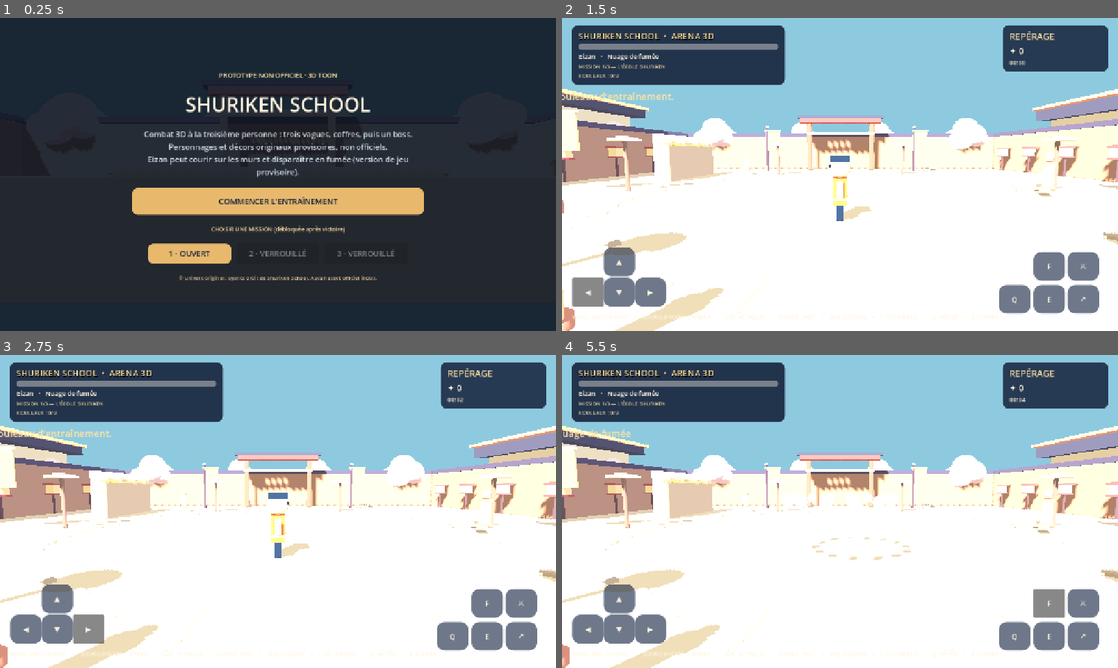
Above: before the commit, frames 1-4 (two rows, left to right).
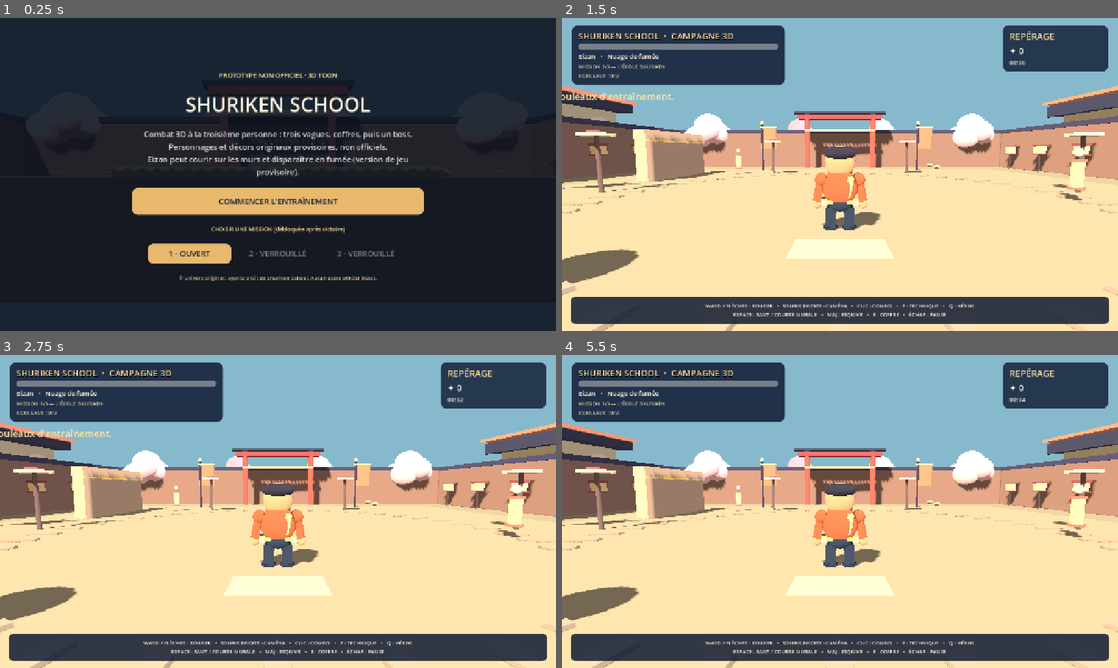
Above: after the commit, the same moments.

Repository: Elikto/shuriken-school---game
Game: Godot game, scene res://main.tscn
Same seed, same stepped clock (60 frames per second), same inputs: the game is played once before the commit and once after it.
Inputs (mouse positions are in pixels of both pictures, inside the frame that each line leads up to):
- Up to frame 1 (0.25 s): no input
- Up to frame 2 (1.5 s): click "COMMENCER L'ENTRAÎNEMENT" at 0.5 s; click (589, 293) at 1.25 s, where only the run before the commit has a clickable "◀"
- Up to frame 3 (2.75 s): click (88, 630) at 2 s, where only the run before the commit has a clickable "▶"
- Up to frame 4 (5.5 s): click (617, 599) at 2.75 s, where only the run before the commit has a clickable "▲"; click (617, 630) at 3.5 s, where only the run before the commit has a clickable "▼"; click (1084, 602) at 4.25 s, where only the run before the commit has a clickable "⚔"; click (1051, 602) at 5 s, where only the run before the commit has a clickable "F"

The runs differ from the first frame. In frame 2, 67% of the frame differs, in the area x 0-100%, y 4-100%; in frame 3, 67%; in frame 4, 67%.

Commit message:
Improve 3D toon character silhouettes, lighting, camera and PC HUD readability

Diff:
--- a/game/scripts/art.gd
+++ b/game/scripts/art.gd
@@ -28,8 +28,8 @@
     var mesh := SphereMesh.new()
     mesh.radius = radius
     mesh.height = radius * 2.0
-    mesh.radial_segments = 16
-    mesh.rings = 8
+    mesh.radial_segments = 24
+    mesh.rings = 12
     i.mesh = mesh
     i.material_override = mat(color)
     i.position = pos
@@ -56,28 +56,46 @@
     p.quaternion = Quaternion(Vector3.UP, diff.normalized())
 
 static func ninja(parent: Node3D, kind: int, opponent: bool = false, giant: bool = false) -> Node3D:
+    # Rounded, three-dimensional stylized mannequin. This is original temporary
+    # concept geometry, not an official character model or an episode likeness.
     var model := Node3D.new()
     parent.add_child(model)
-    var robe: String = ["#e8784b", "#775de0", "#32a9a3"][kind % 3]
+    var jacket: String = ["#c36b4f", "#6660a5", "#337d88"][kind%3]
+    var dark: String = ["#39445d", "#3a365e", "#254b55"][kind%3]
+    var hair: String = ["#3d3c4f", "#4d3148", "#44385a"][kind%3]
     if opponent:
-        robe = "#ae496c" if not giant else "#642c80"
-    var skin := "#f6bf93"
-    # Styled anonymous prototypes; no claim of accurate costume, face or proportions.
-    box(model, Vector3(0.68,0.84,0.42), robe, Vector3(0,1.12,0))
-    box(model, Vector3(0.74,0.12,0.47), "#f7d383", Vector3(0,0.90,0))
-    ball(model,0.35,skin,Vector3(0,1.9,0))
-    box(model,Vector3(0.73,0.20,0.59), "#253554" if not opponent else "#332241",Vector3(0,2.17,0))
+        jacket = ["#9a4a70", "#725480", "#886481"][kind%3]
+        dark = "#35334e"
+        hair = "#373349"
+    var skin := "#e4aa85"
+    # Smooth silhouette: rounded chest, hips, tapering lower garments.
+    ball(model,0.52,jacket,Vector3(0,1.30,0),Vector3(0.89,1.02,0.71))
+    ball(model,0.34,dark,Vector3(0,0.88,0),Vector3(1.0,0.66,0.88))
+    box(model,Vector3(0.72,0.12,0.49),"#d3b47a",Vector3(0,0.96,0))
+    ball(model,0.39,skin,Vector3(0,1.99,0),Vector3(1.02,1.10,0.89))
+    # Hairstyle caps, eyebrows and distinguishable eye highlights.
+    ball(model,0.40,hair,Vector3(0,2.21,0.06),Vector3(1.09,0.45,0.99))
     for side in [-1.0,1.0]:
-        ball(model,0.055,"#24283c",Vector3(side*0.15,1.93,-0.316))
-        _line(model,Vector3(side*0.46,1.46,0),Vector3(side*0.47,0.97,0),0.21,skin)
-        _line(model,Vector3(side*0.20,0.81,0),Vector3(side*0.20,0.20,0),0.24,"#253554")
+        ball(model,0.047,"#1e253c",Vector3(side*0.155,2.03,-0.346))
+        ball(model,0.018,"#fff5e0",Vector3(side*0.145,2.045,-0.39))
+        box(model,Vector3(0.15,0.025,0.035),hair,Vector3(side*0.155,2.14,-0.345),Vector3(0,0,side*-0.14))
+        ball(model,0.18,jacket,Vector3(side*0.49,1.52,0))
+        _line(model,Vector3(side*0.52,1.43,0),Vector3(side*0.62,0.94,0.02),0.18,jacket)
+        ball(model,0.12,skin,Vector3(side*0.62,0.86,0.0))
+        _line(model,Vector3(side*0.23,0.77,0),Vector3(side*0.26,0.26,0),0.27,dark)
+        ball(model,0.18,"#323a50",Vector3(side*0.26,0.19,-0.08),Vector3(1.15,0.56,1.32))
+    # Cloth neck scarf and tiny folded tail sway as the mannequin moves.
+    ball(model,0.17,"#eacb95",Vector3(0,1.68,0),Vector3(1.65,0.55,1.0))
+    box(model,Vector3(0.17,0.53,0.12),"#eacb95",Vector3(0.23,1.35,0.24),Vector3(0,0,-0.2))
+    if kind == 0 and not opponent:
+        box(model,Vector3(0.47,0.065,0.10),"#6d9e6e",Vector3(-0.40,0.96,-0.34),Vector3(0,-0.32,0))
+    if kind == 1 and not opponent:
+        ball(model,0.20,hair,Vector3(0.0,2.53,0.09),Vector3(0.75,1.1,0.75))
     if kind == 2 and not opponent:
-        box(model,Vector3(0.7,0.11,0.12),"#ded8f2",Vector3(0,0.16,-0.21))
-    if kind == 1 and not opponent:
-        ball(model,0.17,"#292444",Vector3(0,2.33,0))
+        box(model,Vector3(0.9,0.10,0.16),"#e1c0b5",Vector3(0,0.12,-0.20))
     if giant:
-        model.scale = Vector3(1.8,1.85,1.8)
-        ball(model,0.16,"#f9bd5b",Vector3(0,2.54,0))
+        model.scale = Vector3(1.65,1.72,1.65)
+        cylinder(model,0.43,0.20,"#dfbd73",Vector3(0,2.52,0))
     return model
 
 static func chest(parent: Node3D) -> Node3D:
--- a/game/scripts/player.gd
+++ b/game/scripts/player.gd
@@ -30,8 +30,8 @@
 var camera: Camera3D
 var camera_yaw := 0.0
 var camera_pitch := -0.22
-var camera_distance := 8.5
-var camera_height := 2.6
+var camera_distance := 6.9
+var camera_height := 2.15
 var camera_sensitivity := 0.003
 var _time := 0.0
 var combo_count := 0
--- a/game/scripts/world.gd
+++ b/game/scripts/world.gd
@@ -11,9 +11,9 @@
 
 const WAVE_SIZES := [5, 8, 12] # Chapter 1, retained for tests and balancing.
 const CHAPTERS := [
-    {"title": "L'ÉCOLE SHURIKEN", "mission": "Rassemble trois rouleaux d'entraînement.", "waves": [5,8,12], "boss": "CHAMPION DU DOJO", "sky": "#8ecadf"},
-    {"title": "JARDINS DE TOKIROHAMA", "mission": "Rassemble les plans du jardin.", "waves": [7,10,13], "boss": "GARDIEN DU JARDIN", "sky": "#b6cfd0"},
-    {"title": "LE PORTAIL RIVAL", "mission": "Rassemble les indices du tournoi.", "waves": [9,12,15], "boss": "MAÎTRE DES ÉPREUVES", "sky": "#e8abb4"}
+    {"title": "L'ÉCOLE SHURIKEN", "mission": "Rassemble trois rouleaux d'entraînement.", "waves": [5,8,12], "boss": "CHAMPION DU DOJO", "sky": "#87b9cc"},
+    {"title": "JARDINS DE TOKIROHAMA", "mission": "Rassemble les plans du jardin.", "waves": [7,10,13], "boss": "GARDIEN DU JARDIN", "sky": "#90aaa0"},
+    {"title": "LE PORTAIL RIVAL", "mission": "Rassemble les indices du tournoi.", "waves": [9,12,15], "boss": "MAÎTRE DES ÉPREUVES", "sky": "#aa859f"}
 ]
 ## New dialogues below are ORIGINAL gameplay transitions, NOT lines copied from episodes.
 const MISSION_DIALOGUES := [
@@ -118,25 +118,25 @@
     add_child(worldenv)
     var env := Environment.new()
     env.background_mode = Environment.BG_COLOR
-    env.background_color = Color("#8ecadf")
+    env.background_color = Color("#87b9cc")
     env.ambient_light_source = Environment.AMBIENT_SOURCE_COLOR
     env.ambient_light_color = Color("#f8e5c3")
-    env.ambient_light_energy = 0.85
+    env.ambient_light_energy = 0.42
     env.reflected_light_source = Environment.REFLECTION_SOURCE_DISABLED
-    env.tonemap_mode = Environment.TONE_MAPPER_FILMIC
+    env.tonemap_mode = Environment.TONE_MAPPER_LINEAR
     worldenv.environment = env
     sky_environment = env
     var sun := DirectionalLight3D.new()
     sun.rotation_degrees = Vector3(-48,-32,0)
     sun.light_color = Color("#fff4d3")
-    sun.light_energy = 1.3
+    sun.light_energy = 0.72
     sun.shadow_enabled = true
     sun.directional_shadow_max_distance = 70
     add_child(sun)
     var fill := DirectionalLight3D.new()
     fill.rotation_degrees = Vector3(-25,120,0)
     fill.light_color = Color("#b8d4ff")
-    fill.light_energy = 0.30
+    fill.light_energy = 0.16
     add_child(fill)
 
 func _solid(size: Vector3, color: String, point: Vector3, collision: bool = true) -> StaticBody3D:
@@ -154,8 +154,8 @@
 
 func _build_level() -> void:
     # Wide courtyard, curved roof lines, lantern rows, framed duel area.
-    _solid(Vector3(70,0.8,70),"#d6c4ab",Vector3(0,-0.5,0))
-    _solid(Vector3(33,0.14,33),"#ebd7b1",Vector3(0,-0.03,0),false)
+    _solid(Vector3(70,0.8,70),"#9d937f",Vector3(0,-0.5,0))
+    _solid(Vector3(33,0.14,33),"#a99d86",Vector3(0,-0.03,0),false)
     for side in [-1,1]:
         _solid(Vector3(1.6,4.6,43),"#9e7b75",Vector3(side*22,2.1,0))
         _solid(Vector3(43,4.6,1.6),"#9e7b75",Vector3(0,2.1,side*22))
@@ -178,7 +178,7 @@
     _torii(Vector3(0,0,19),0.78)
     # Decorative training standards / paths / garden.
     for i in range(7):
-        _solid(Vector3(2.1,0.07,1.15),"#fbefe0",Vector3(0,0.015,17.0-i*4.8),false)
+        _solid(Vector3(2.1,0.07,1.15),"#d2c2a4",Vector3(0,0.015,17.0-i*4.8),false)
     for i in range(14):
         var angle := TAU * float(i)/14.0
         _tree(Vector3(cos(angle)*28,0,sin(angle)*28),i)
@@ -636,7 +636,7 @@
     hud.add_child(top_panel)
     var stack := VBoxContainer.new()
     top_panel.add_child(stack)
-    var title := _label(stack,"SHURIKEN SCHOOL  •  ARENA 3D",20,GOLD)
+    var title := _label(stack,"SHURIKEN SCHOOL  •  CAMPAGNE 3D",20,GOLD)
     title.add_theme_color_override("font_shadow_color",Color.BLACK)
     health_bar = ProgressBar.new()
     health_bar.size_flags_horizontal = Control.SIZE_EXPAND_FILL
@@ -686,14 +686,21 @@
     boss_stack.add_child(boss_bar)
     boss_panel.hide()
 
-    var key_tips := _label(hud,"WASD  MOUVEMENT    •    SOURIS DROITE  CAMÉRA    •    CLIC  ATTAQUE    •    ESPACE  SAUT    •    MAJ  ESQUIVE    •    F  TECHNIQUE    •    Q  HÉROS    •    E  COFFRE",13)
-    key_tips.anchor_top = 1
-    key_tips.anchor_bottom = 1
-    key_tips.offset_top = -41
-    key_tips.offset_bottom = -16
-    key_tips.offset_left = 24
-    key_tips.offset_right = 1240
-    _build_touch_buttons(hud)
+    if OS.has_feature("mobile"):
+        _build_touch_buttons(hud)
+    else:
+        var tips_panel := PanelContainer.new()
+        tips_panel.add_theme_stylebox_override("panel",_style_box(Color(0.055,0.10,0.19,0.85),12))
+        tips_panel.anchor_top = 1
+        tips_panel.anchor_bottom = 1
+        tips_panel.anchor_right = 1
+        tips_panel.offset_top = -79
+        tips_panel.offset_bottom = -16
+        tips_panel.offset_left = 20
+        tips_panel.offset_right = -20
+        hud.add_child(tips_panel)
+        var key_tips := _label(tips_panel,"WASD / FLÈCHES : BOUGER   •   SOURIS DROITE : CAMÉRA   •   CLIC : COMBO   •   F : TECHNIQUE   •   Q : HÉROS\nESPACE : SAUT / COURSE MURALE   •   MAJ : ESQUIVE   •   E : COFFRE   •   ÉCHAP : PAUSE",12,CREAM)
+        key_tips.horizontal_alignment = HORIZONTAL_ALIGNMENT_CENTER
 
     overlay = Control.new()
     overlay.set_anchors_and_offsets_preset(Control.PRESET_FULL_RECT)
